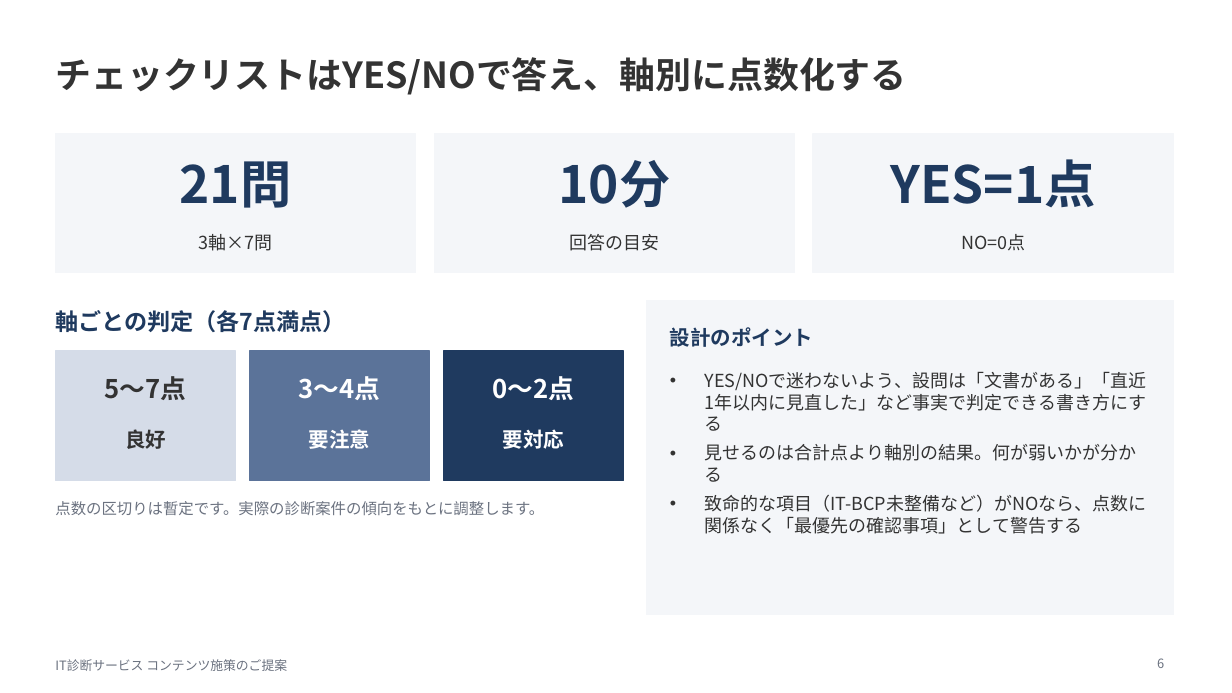
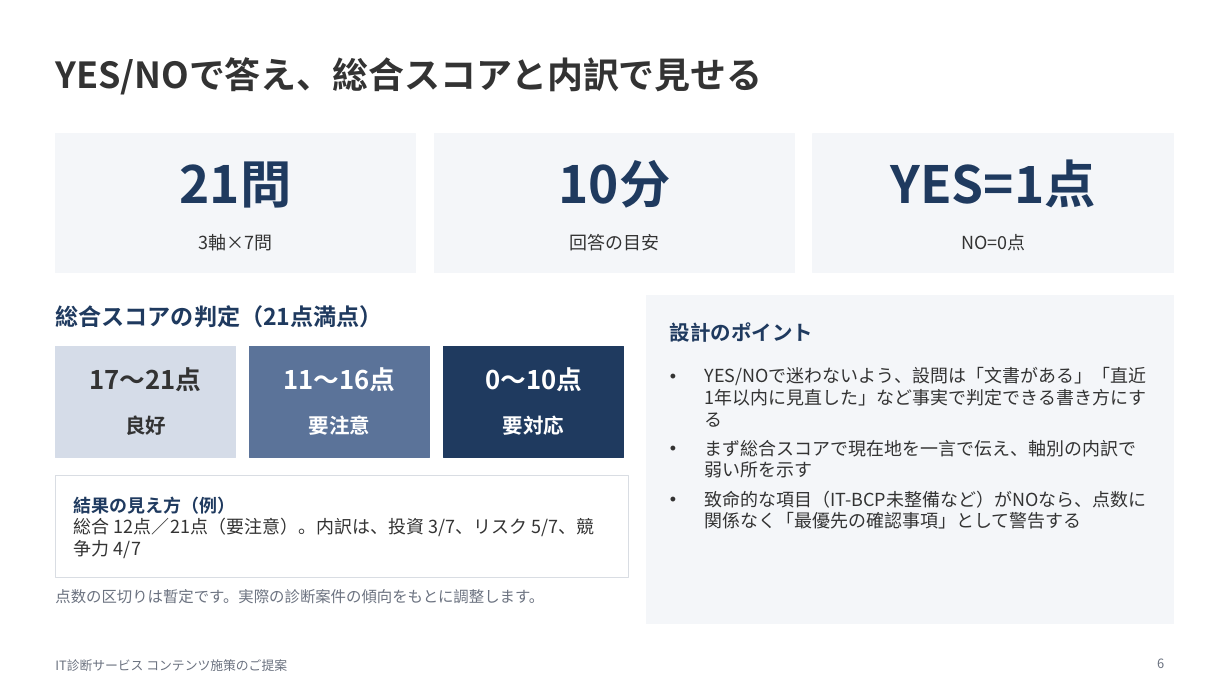
Before and after one commit to yozeki-sss/report, a slide deck: slide 6 of dbj_it_shindan_proposal.pptx. Drawn at 1232x693 pixels with LibreOffice and Linux fonts; fonts in the diff are those of the drawing. Boxes give left, top, right and bottom in pixels: in the first picture for what was removed or moved away, otherwise in the second. Text is boxed around its words. In the diff, an @@ line names an element or a change of style, - is before the commit and + after.

```diff
--- a/dbj_it_shindan_proposal.pptx
+++ b/dbj_it_shindan_proposal.pptx
@@ text at box(55, 57, 762, 95): text changed @@
-チェックリストはYES/NOで答え、軸別に点数化する
+YES/NOで答え、総合スコアと内訳で見せる
@@ rectangle: place and size @@
-rectangle at box(647, 300, 1174, 615)
+rectangle at box(647, 296, 1174, 624)
@@ text at box(55, 305, 383, 327): text changed @@
-軸ごとの判定（各7点満点）
+総合スコアの判定（21点満点）
@@ text "設計のポイント": place and size @@
-text "設計のポイント" at box(670, 327, 813, 347)
+text "設計のポイント" at box(670, 322, 813, 342)
@@ rectangle: place and size @@
-rectangle at box(55, 351, 236, 481)
+rectangle at box(55, 347, 236, 457)
@@ rectangle: place and size @@
-rectangle at box(250, 351, 430, 481)
+rectangle at box(250, 347, 430, 457)
@@ rectangle: place and size @@
-rectangle at box(444, 351, 624, 481)
+rectangle at box(444, 347, 624, 457)
@@ text at box(89, 367, 201, 391): text changed @@
-5〜7点
+17〜21点
@@ text at box(284, 367, 396, 391): text changed @@
-3〜4点
+11〜16点
@@ text at box(485, 367, 582, 391): text changed @@
-0〜2点
+0〜10点
@@ 3 texts: place and size @@
-3 texts at box(125, 429, 564, 449)
+3 texts at box(125, 415, 564, 435)
@@ text at box(705, 440, 1137, 478): text changed @@
-• 見せるのは合計点より軸別の結果。何が弱いかが分かる
+• まず総合スコアで現在地を一言で伝え、軸別の内訳で弱い所を示す
@@ rectangle added at box(55, 476, 628, 578), fill #FFFFFF, outline #D9DDE3 1 pt @@
@@ text added at box(74, 496, 594, 558), 14 pt, text #333333 @@
+結果の見え方（例）
+総合 12点／21点（要注意）。内訳は、投資 3/7、リスク 5/7、競争力 4/7
@@ text "点数の区切りは暫定です。実際の診断案件の傾向をもとに調整します。": place and size @@
-text "点数の区切りは暫定です。実際の診断案件の傾向をもとに調整します。" at box(55, 501, 544, 515)
+text "点数の区切りは暫定です。実際の診断案件の傾向をもとに調整します。" at box(55, 589, 544, 603)
```
Also in this commit, not shown: 3 other slides changed, 1 other file.
